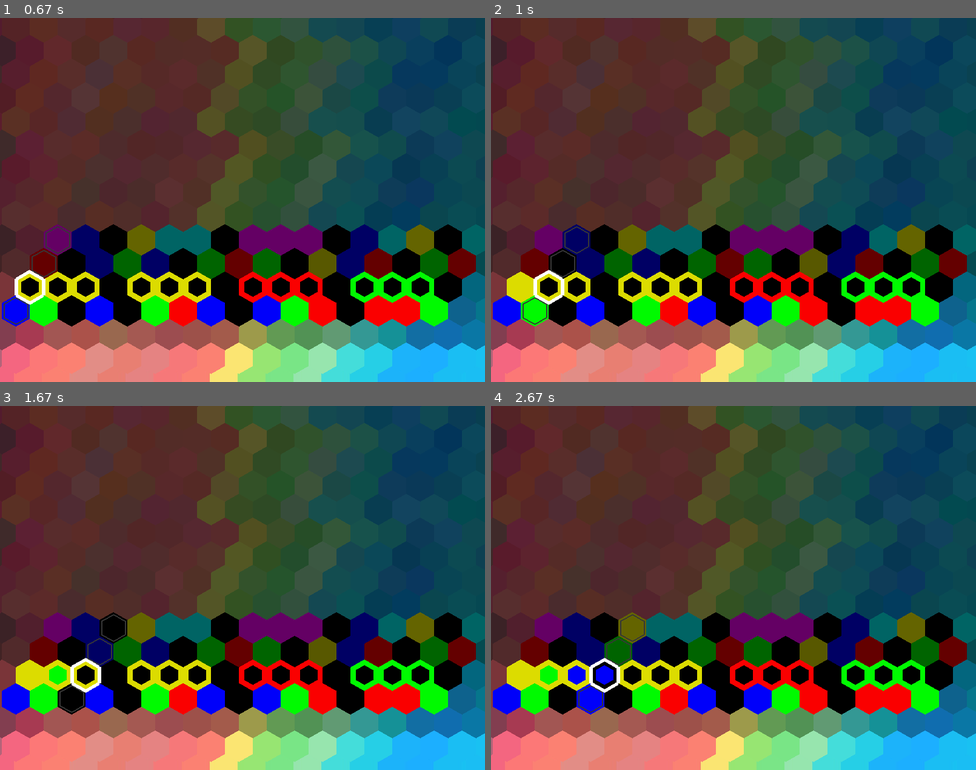
Above: before the commit, frames 1-4 (two rows, left to right).
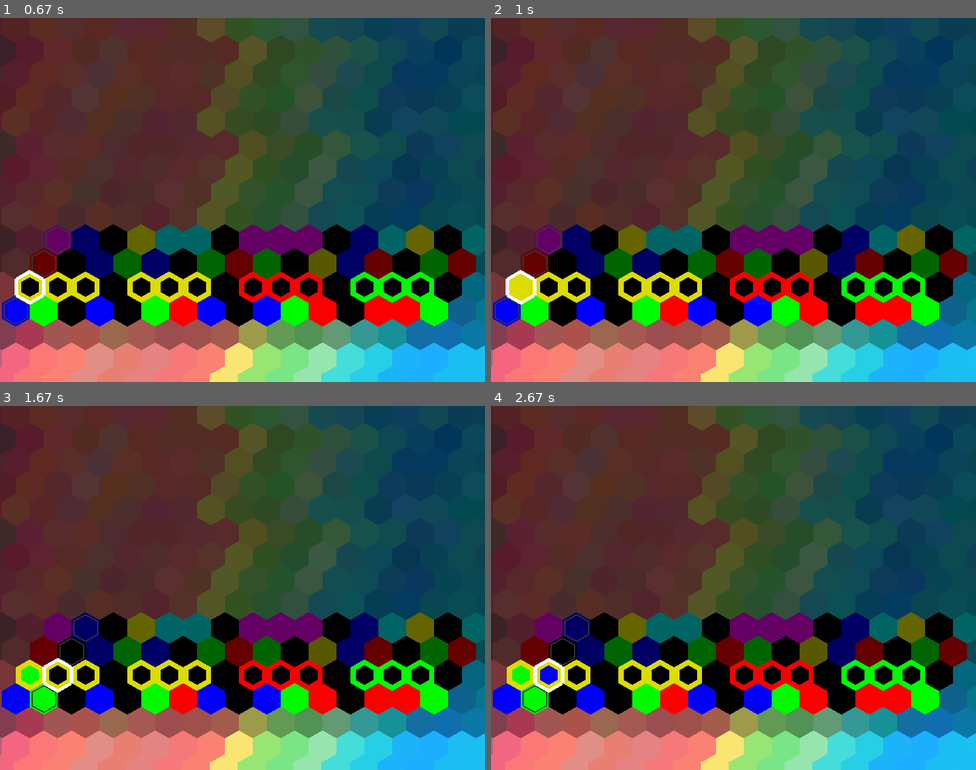
Above: after the commit, the same moments.

Repository: threeup/pygame-beat
Game: pygame game, started from main.py
Same seed, same stepped clock (60 frames per second), same inputs: the game is played once before the commit and once after it.
Inputs:
- Up to frame 1 (0.67 s): tap Enter at 0.33 s
- Up to frame 2 (1 s): tap Y at 0.67 s
- Up to frame 3 (1.67 s): tap G at 1 s
- Up to frame 4 (2.67 s): tap B at 2.33 s

Frame 1 is identical in both runs. In frame 2, 0.6% of the frame differs, in the area x 0-21%, y 57-85%; in frame 3, 0.9%; in frame 4, 1.2%, in the area x 4-32%, y 57-85%.

Commit message:
speeding up

Diff:
--- a/humanctrlr.py
+++ b/humanctrlr.py
@@ -32,7 +32,7 @@
         self.dirty_beat = False
         self.dirty_iteration = False
         self.skip_level = False
-        self.beat_duration = 800
+        self.beat_duration = 1400
         for _ in range(self.button_count):
             self.pressed.append(False)
 
--- a/main.py
+++ b/main.py
@@ -62,6 +62,7 @@
                     human.current_row = 0
                 canvas.current_row = human.current_row
                 answer.current_row = human.current_row
+                human.beat_duration = human.beat_duration - 50
                 music.stopall()
 
         if human.dirty_beat:
